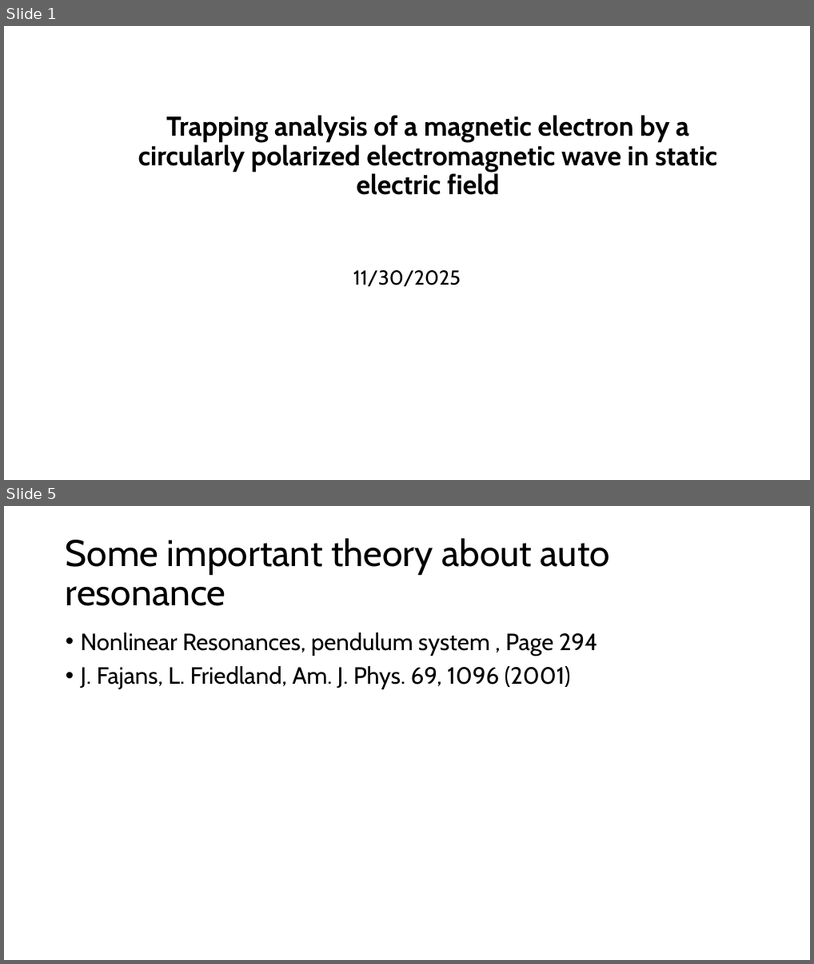
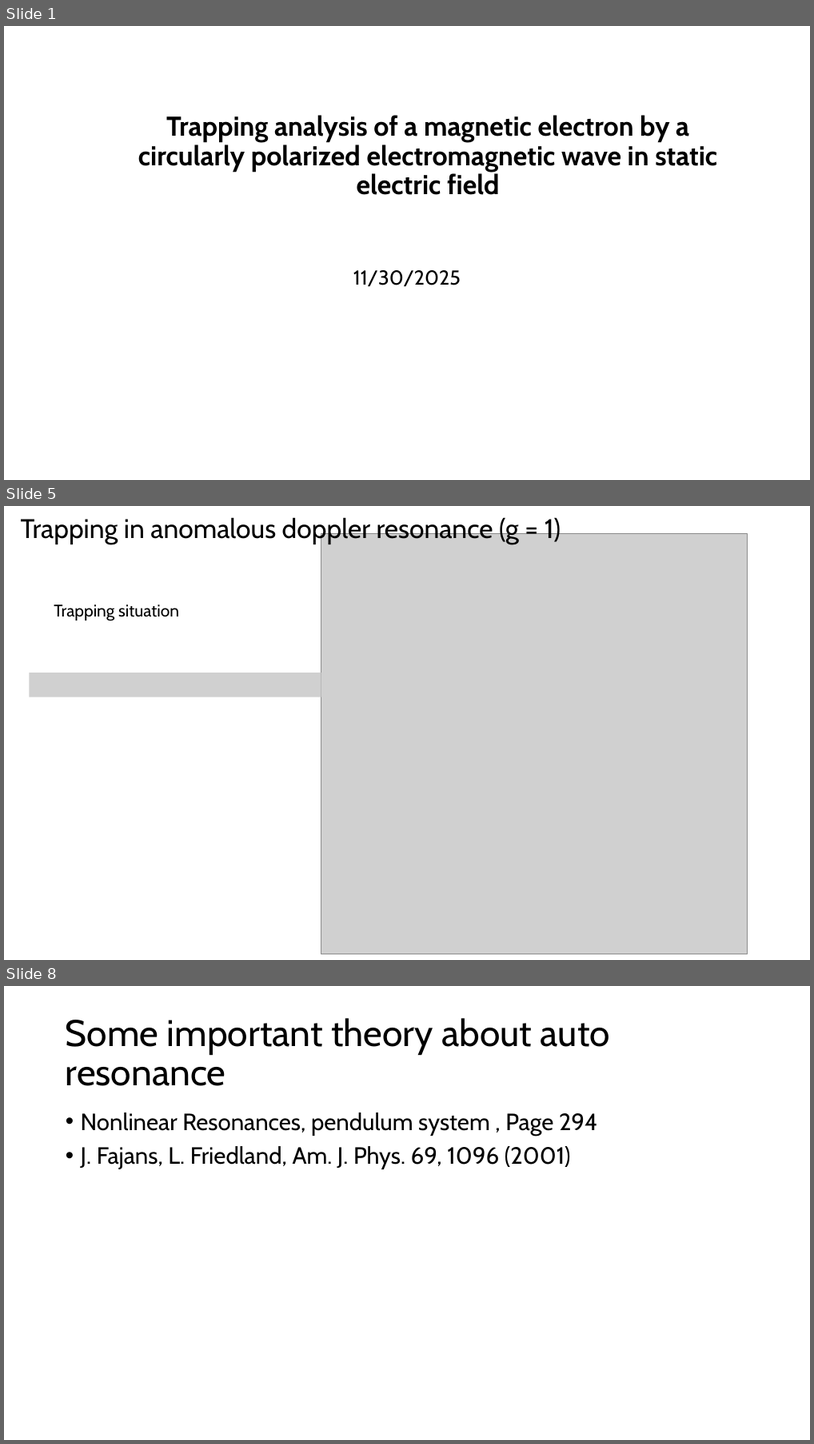
Before and after one commit to USTC-star/computer_share, a slide deck: paper modification/papers/Trapping analysis of a magnetic electron.pptx. Shown one above the other, each under a label of ours: slides 1 and 5 before the commit, slides 1, 5 and 8 after it; the slides between them are not shown. The pictures are 814x964 and 814x1444 pixels, drawn with LibreOffice and Linux fonts; fonts in the diff are those of the drawing; grey boxes stand for pictures. Boxes give left, top, right and bottom in pixels: in the first picture for what was removed or moved away, otherwise in the second. Text is boxed around its words. In the diff, an @@ line names an element or a change of style, - is before the commit and + after.

```diff
--- a/paper modification/papers/Trapping analysis of a magnetic electron.pptx
+++ b/paper modification/papers/Trapping analysis of a magnetic electron.pptx
@@ slide 5 added at (x1=4, y1=506, x2=810, y2=960), background #FFFFFF @@
@@ text added at (x1=21, y1=516, x2=561, y2=544), 32 pt, text #000000 @@
+Trapping in anomalous doppler resonance (g = 1)
@@ picture added at (x1=322, y1=533, x2=747, y2=954) @@
@@ text added at (x1=54, y1=604, x2=179, y2=621), 20 pt, text #000000 @@
+Trapping situation
@@ picture added at (x1=30, y1=672, x2=322, y2=696) @@
@@ what was slide 5 is now slide 8 @@
```
Also in this commit, not shown: 3 slides changed, 2 other slides added, 1 other file.
